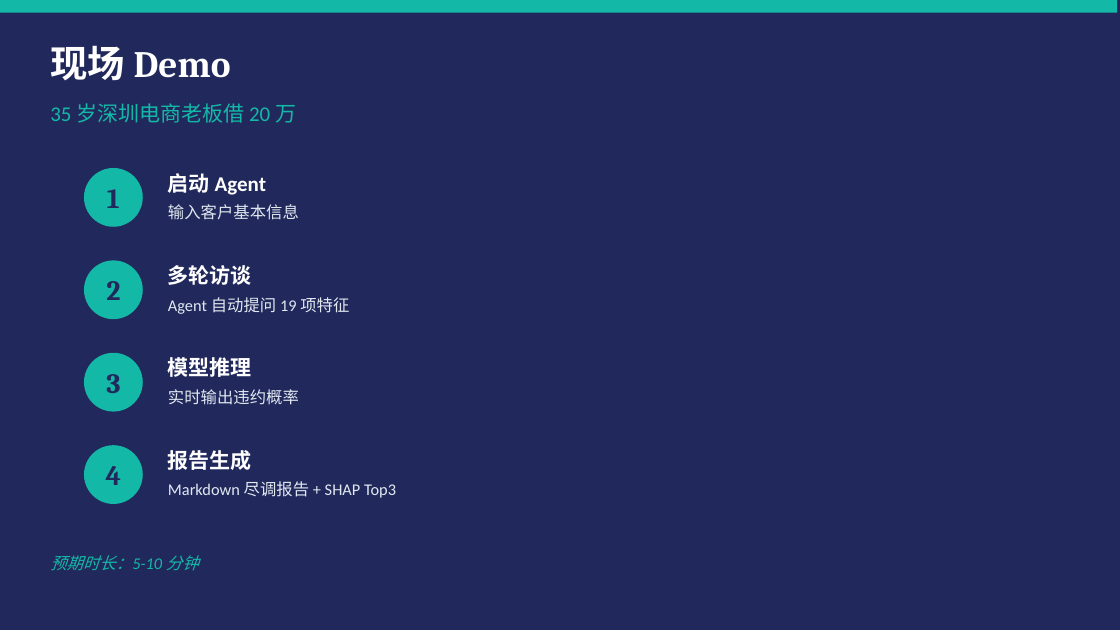
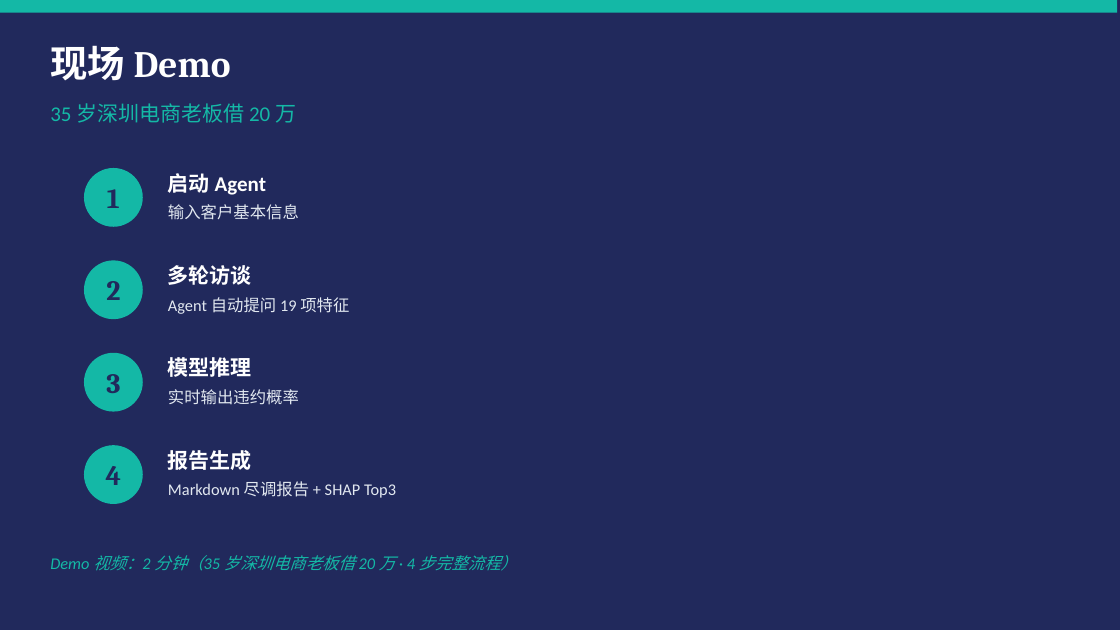
Before and after one commit to yinhy2008/CreditMind-Agent, a slide deck: slide 11 of CreditMind-Pitch-Deck.pptx (slide 10 before the commit). Drawn at 1120x630 pixels with LibreOffice and Linux fonts; fonts in the diff are those of the drawing. Boxes give left, top, right and bottom in pixels: in the first picture for what was removed or moved away, otherwise in the second. Text is boxed around its words. In the diff, an @@ line names an element or a change of style, - is before the commit and + after.

```diff
--- a/CreditMind-Pitch-Deck.pptx
+++ b/CreditMind-Pitch-Deck.pptx
@@ text at [50, 555, 517, 571]: text changed @@
-预期时长：5-10 分钟
+Demo 视频：2 分钟（35 岁深圳电商老板借 20 万 · 4 步完整流程）
```
Also in this commit, not shown: 10 other slides changed, 2 slides added, 5 other files.
